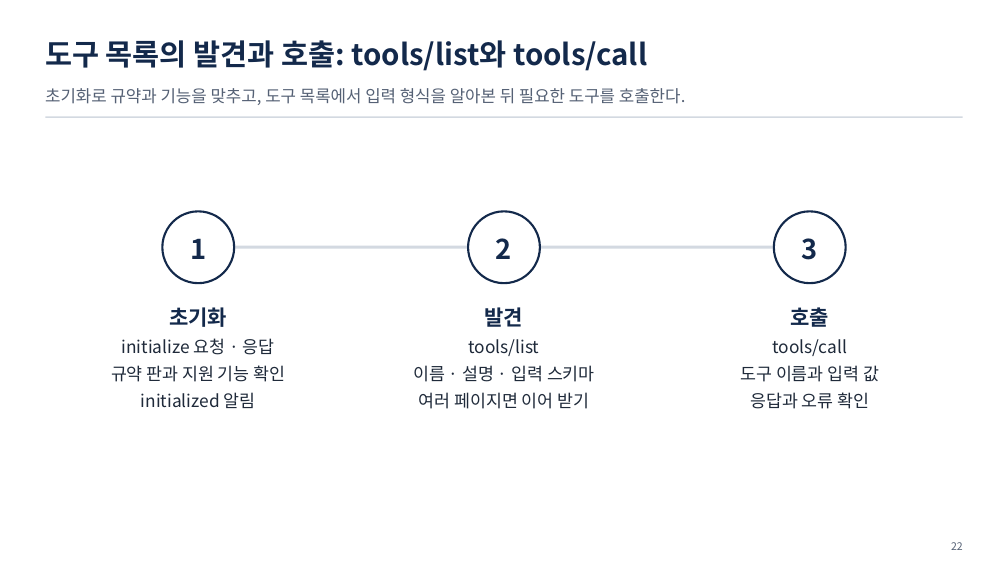
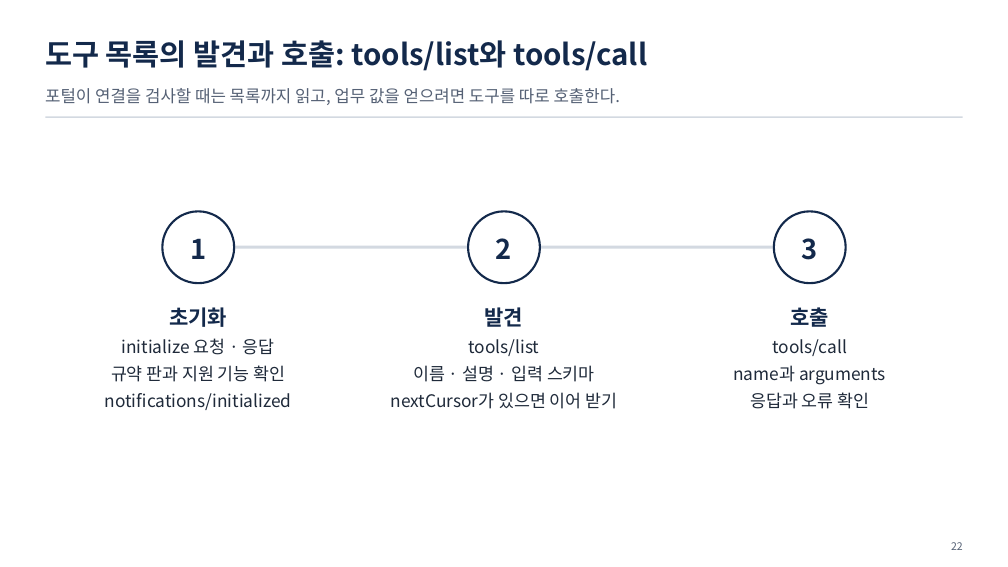
Before and after one commit to uengine-oss/hyd-iot-edu, a slide deck: slide 22 of workspace/강의제작/산출물/통합반/이론_오프라인/06회차/통합반_오프라인_06회차.pptx. Drawn at 1008x567 pixels with LibreOffice and Linux fonts; fonts in the diff are those of the drawing. Boxes give left, top, right and bottom in pixels: in the first picture for what was removed or moved away, otherwise in the second. Text is boxed around its words. In the diff, an @@ line names an element or a change of style, - is before the commit and + after.

Commit message:
통합반 현장 6회차 17~28장 MCP 도구 발견·입력 스키마·업무 응답과 stdio·HTTP 연결을 현장 화면·원본·노트로 검증한다

```diff
--- a/workspace/강의제작/산출물/통합반/이론_오프라인/06회차/통합반_오프라인_06회차.pptx
+++ b/workspace/강의제작/산출물/통합반/이론_오프라인/06회차/통합반_오프라인_06회차.pptx
@@ text at [45,88,620,105]: text changed @@
-초기화로 규약과 기능을 맞추고, 도구 목록에서 입력 형식을 알아본 뒤 필요한 도구를 호출한다.
+포털이 연결을 검사할 때는 목록까지 읽고, 업무 값을 얻으려면 도구를 따로 호출한다.
@@ text at [733,365,886,385]: text changed @@
-도구 이름과 입력 값
+name과 arguments
@@ text at [105,393,292,410]: text changed @@
-initialized 알림
+notifications/initialized
@@ text at [391,392,617,409]: text changed @@
-여러 페이지면 이어 받기
+nextCursor가 있으면 이어 받기
```
Also in this commit, not shown: 11 other slides changed, 10 other files.
